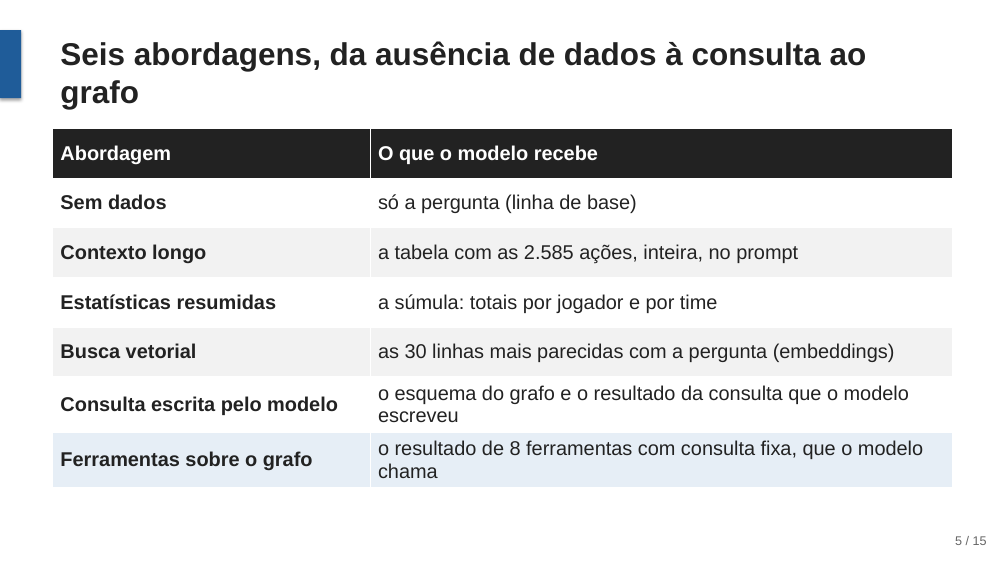
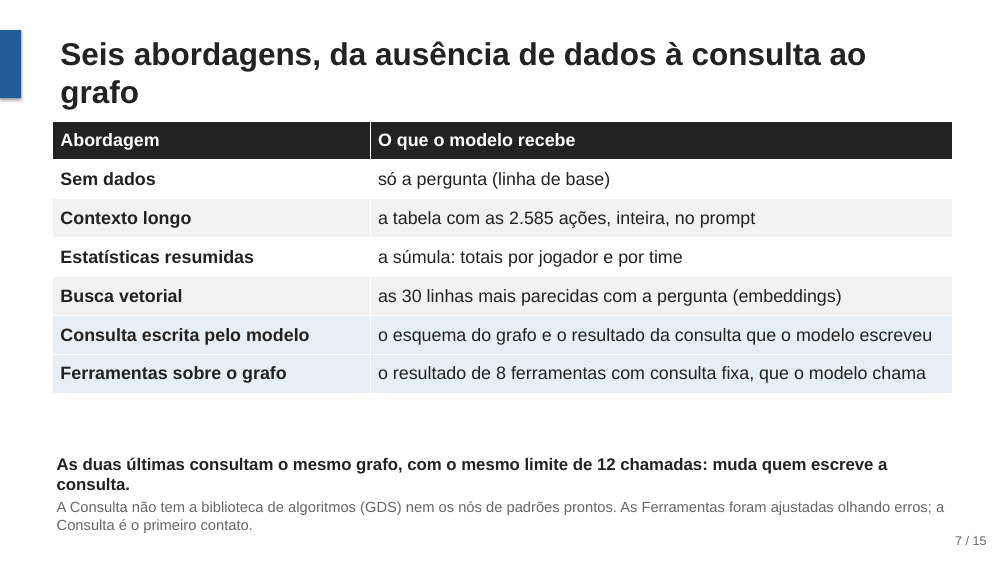
Before and after one commit to joaowinderfeldbussolotto/football-tactics-knowledge-graph, a slide deck: slide 7 of apresentacao/apresentacao.pptx (slide 5 before the commit). Drawn at 1008x567 pixels with LibreOffice and Linux fonts; fonts in the diff are those of the drawing. Boxes give left, top, right and bottom in pixels: in the first picture for what was removed or moved away, otherwise in the second. Text is boxed around its words. In the diff, an @@ line names an element or a change of style, - is before the commit and + after.

```diff
--- a/apresentacao/apresentacao.pptx
+++ b/apresentacao/apresentacao.pptx
@@ table at (x1=53, y1=121, x2=953, y2=393) @@
@@ fill #FFFFFF to #E6EEF6 in row 6 @@
@@ size 19 to 17 pt @@
@@ table resized from (x1=53, y1=129, x2=953, y2=482) to (x1=53, y1=121, x2=953, y2=393) @@
@@ text added at (x1=57, y1=457, x2=944, y2=533), 14 pt, text #666666 @@
+As duas últimas consultam o mesmo grafo, com o mesmo limite de 12 chamadas: muda quem escreve a consulta.
+A Consulta não tem a biblioteca de algoritmos (GDS) nem os nós de padrões prontos. As Ferramentas foram ajustadas olhando erros; a Consulta é o primeiro contato.
@@ text at (x1=955, y1=536, x2=987, y2=545): text changed @@
-5 / 15
+7 / 15
```
Also in this commit, not shown: 8 other slides changed, 3 slides added, 3 slides removed, 2 other files.
